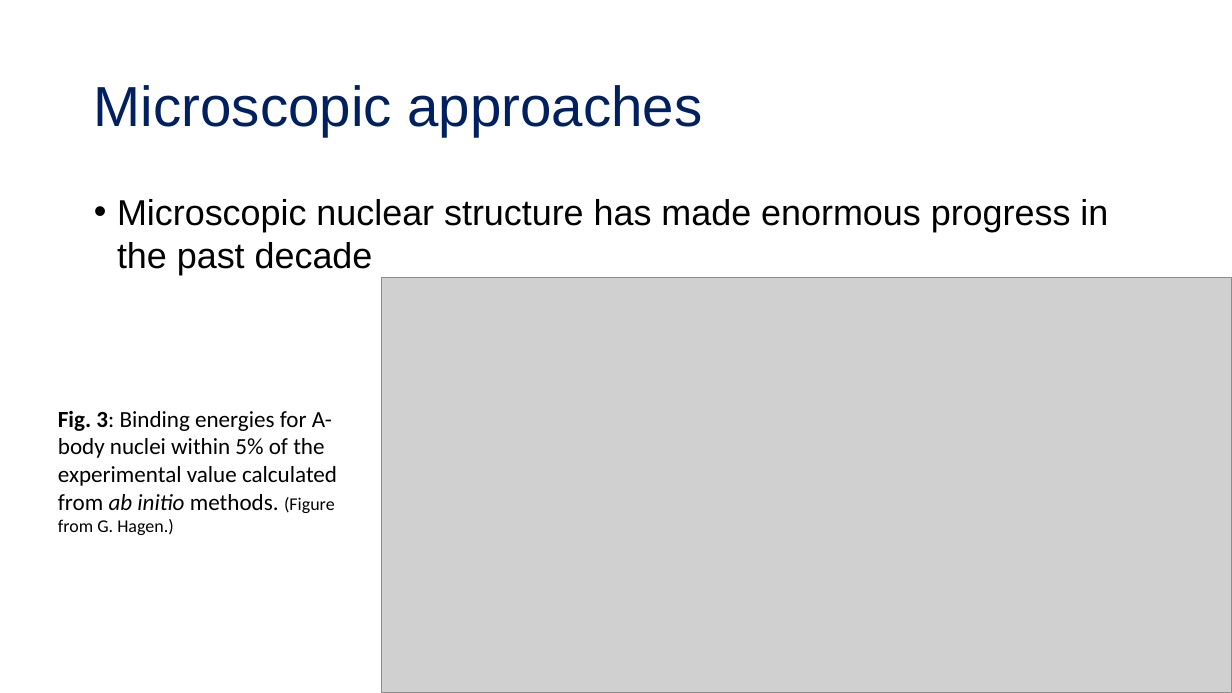
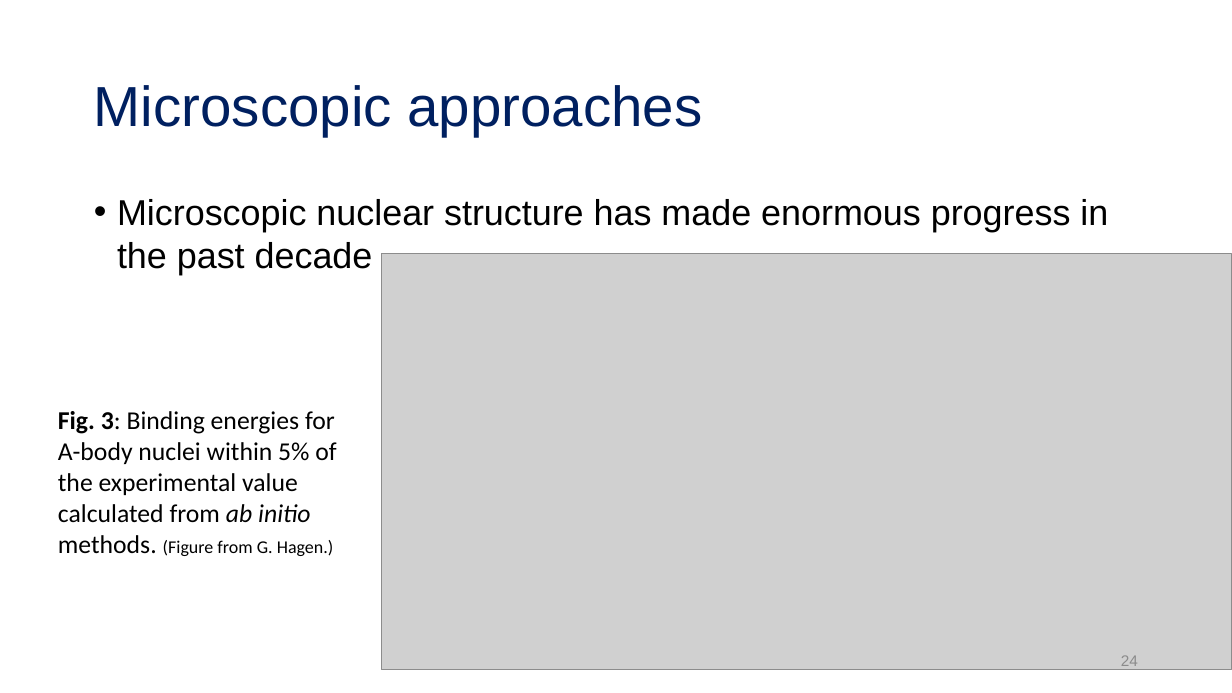
Before and after one commit to tropiano4/tropiano-srg, a slide deck: slide 24 of Presentations/Candidacy_2019/candidacy_presentation.pptx. Drawn at 1232x693 pixels with LibreOffice and Linux fonts; fonts in the diff are those of the drawing; grey boxes stand for pictures. Boxes give left, top, right and bottom in pixels: in the first picture for what was removed or moved away, otherwise in the second. Text is boxed around its words. In the diff, an @@ line names an element or a change of style, - is before the commit and + after.

```diff
--- a/Presentations/Candidacy_2019/candidacy_presentation.pptx
+++ b/Presentations/Candidacy_2019/candidacy_presentation.pptx
@@ picture: place and size @@
-picture at (381, 277, 1232, 693)
+picture at (381, 254, 1232, 670)
@@ text "Fig. 3: Binding energies for ..." at (58, 411, 336, 556): size 18 to 20 pt in "Fig. 3: Binding energies for A-body nuclei ..." @@
@@ page number added at (1121, 655, 1138, 670), 12 pt, text #8C8C8C @@
+24
```
Also in this commit, not shown: 44 other slides changed, 1 slide added, 1 slide removed, 1 other file.
